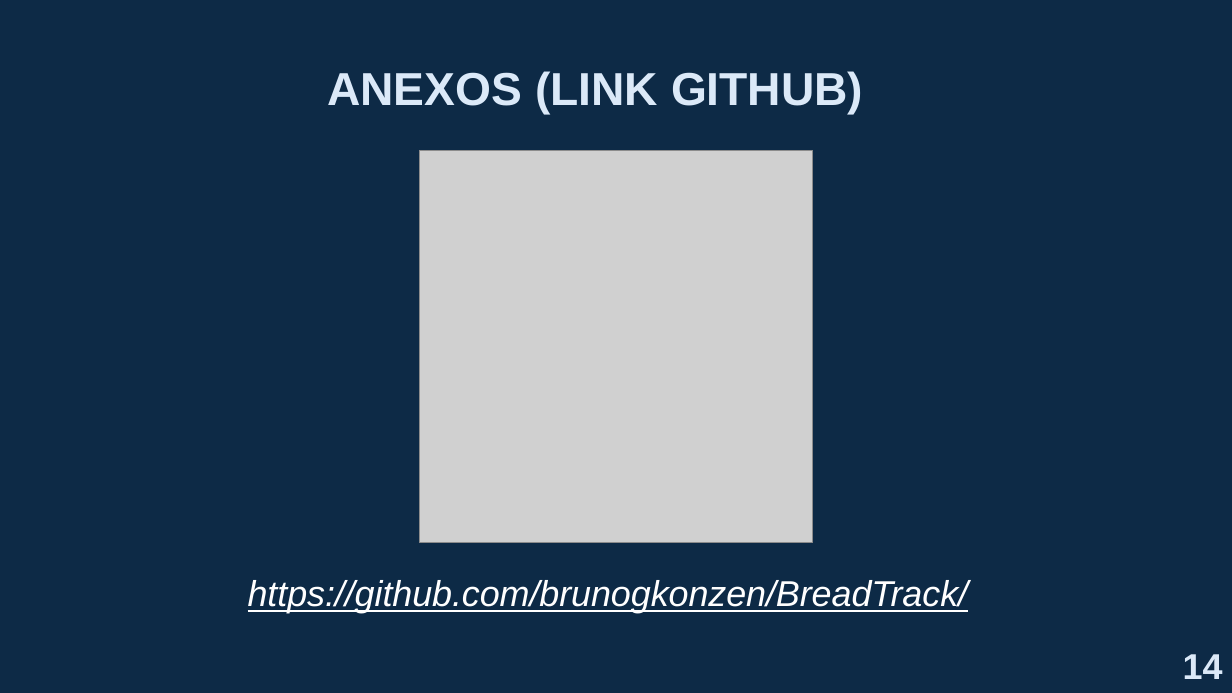
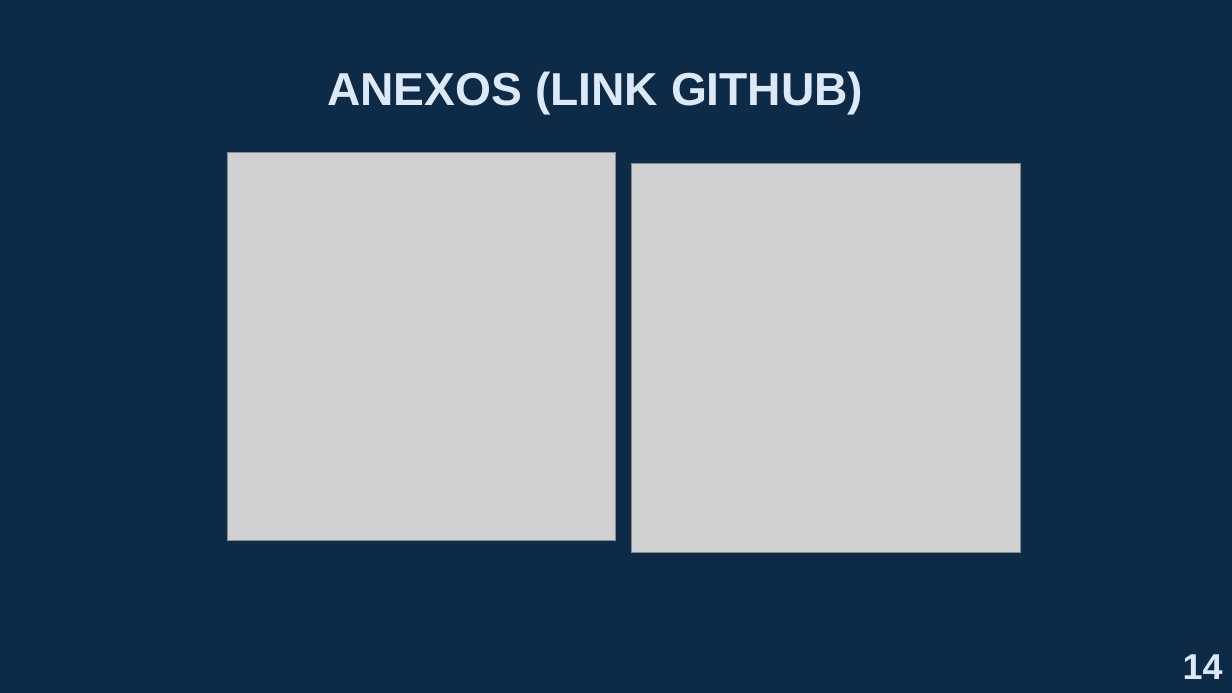
Before and after one commit to brunogkonzen/BreadTrack, a slide deck: slide 16 of docs/BreadTrack - Roterio Apresentação.pptx (slide 12 before the commit). Drawn at 1232x693 pixels with LibreOffice and Linux fonts; fonts in the diff are those of the drawing; grey boxes stand for pictures; background and template pictures are left out. Boxes give left, top, right and bottom in pixels: in the first picture for what was removed or moved away, otherwise in the second. Text is boxed around its words. In the diff, an @@ line names an element or a change of style, - is before the commit and + after.

```diff
--- a/docs/BreadTrack - Roterio Apresentação.pptx
+++ b/docs/BreadTrack - Roterio Apresentação.pptx
@@ picture: place and size @@
-picture at bbox=[420, 150, 812, 543]
+picture at bbox=[227, 152, 616, 542]
@@ picture added at bbox=[631, 164, 1020, 553] @@
@@ text removed at bbox=[248, 580, 968, 613] @@
-https://github.com/brunogkonzen/BreadTrack/
```
Also in this commit, not shown: 4 other slides changed, 2 slides added, 4 other files.
